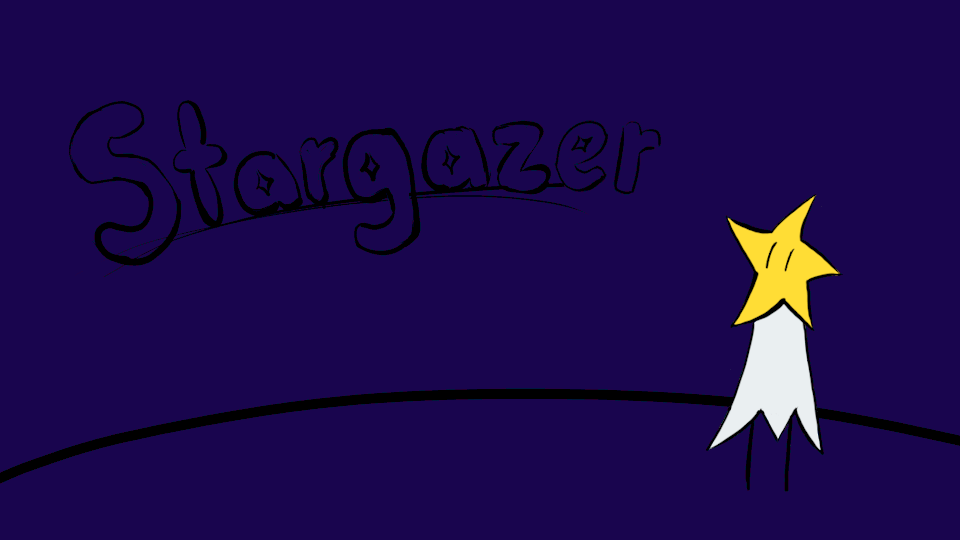
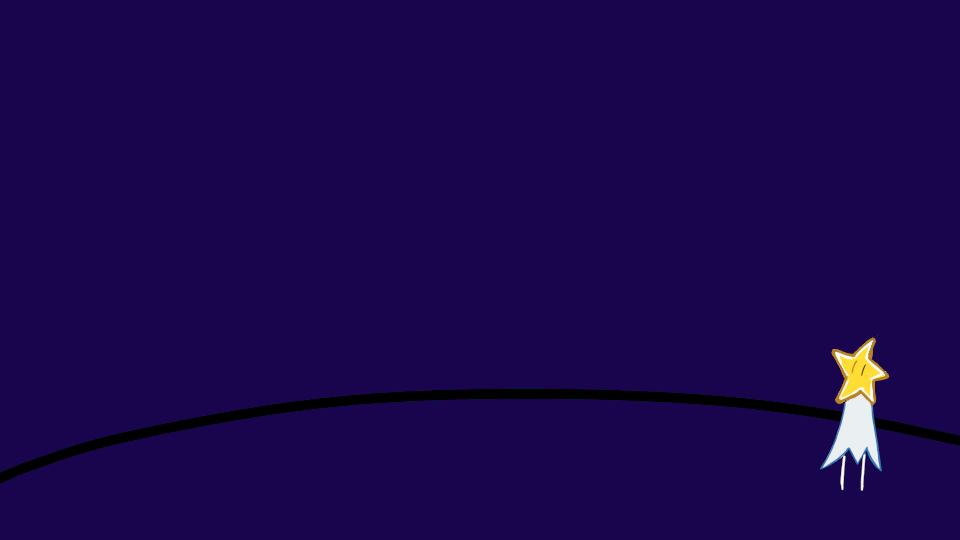
Layered file, before and after one edit (960 × 540). Changes by layer:
added group "Title" with 3 layers above "Character" over [68, 100, 890, 493]
renamed "Paint Layer 2" to "Lineart", hid it, moved it into group "Title", painted on it over [68, 100, 703, 277]
painted on "Paint Layer 2" over [68, 128, 890, 493]
added layer "Paint Layer 9" in group "Character" over [832, 335, 890, 448]
painted on "Paint Layer 5" over [706, 193, 890, 448]
painted on "Paint Layer 4" over [705, 256, 890, 493]
painted on "Paint Layer 6" over [68, 100, 890, 493]